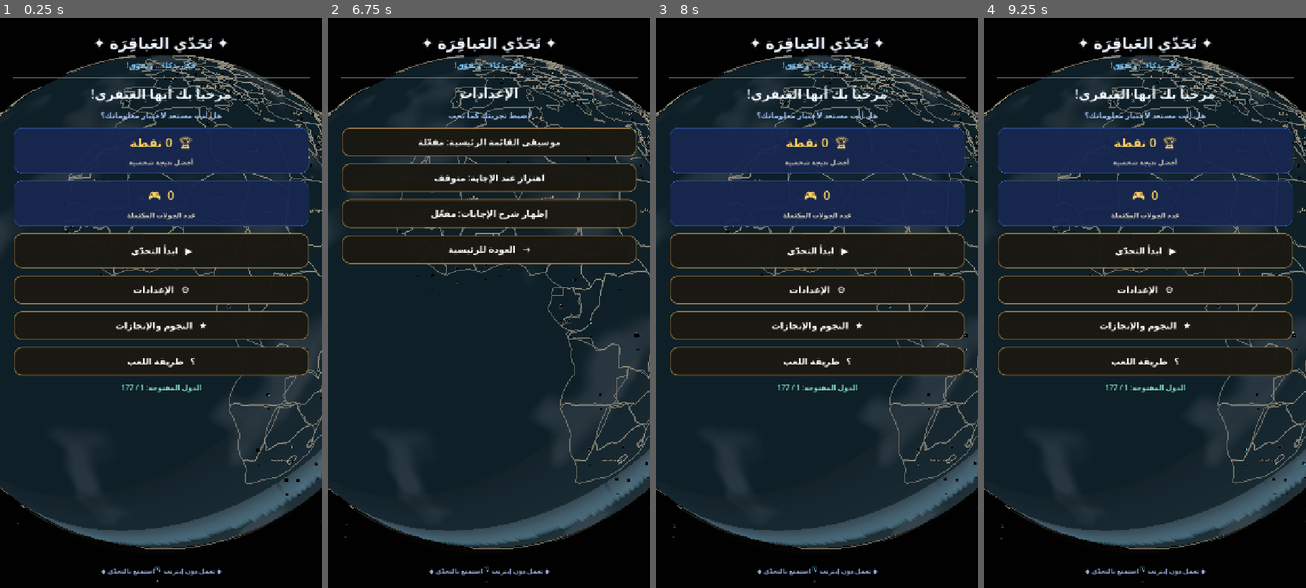
Above: before the commit, frames 1-4 (left to right).
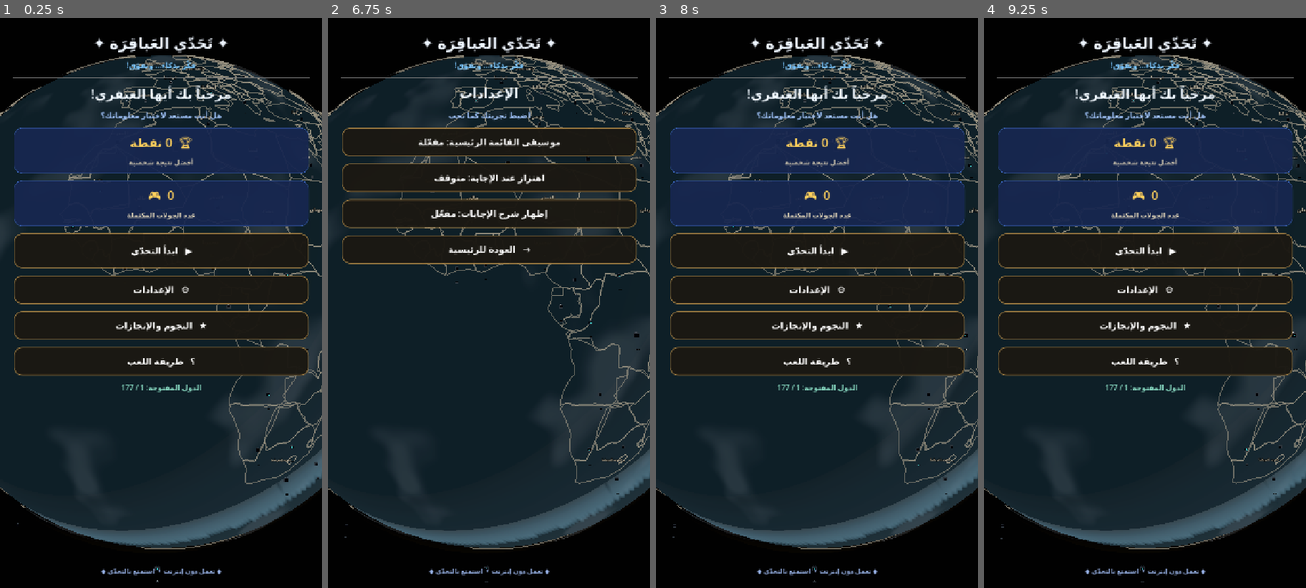
Above: after the commit, the same moments.

Repository: mahdialloui01-art/challenge-
Game: Godot game, scene res://scenes/main.tscn
The game is run twice, just before and just after one commit, with the same random seed, the same clock (stepped at 60 frames per second) and the same inputs.
Inputs:
- Up to frame 1 (0.25 s): no input
- Up to frame 2 (6.75 s): click "▶ ابدأ التحدّي" at 0.5 s; click "⌂ الرئيسية" at 1.25 s; click "⚙ الإعدادات" at 2 s; click "موسيقى القائمة الرئيسية: مفعّ…" at 2.75 s; click "موسيقى القائمة الرئيسية: متوق…" at 3.5 s; click "اهتزاز عند الإجابة: متوقف" at 4.25 s; click "اهتزاز عند الإجابة: مفعّل" at 5 s; click "إظهار شرح الإجابات: مفعّل" at 5.75 s; click "إظهار شرح الإجابات: متوقف" at 6.5 s
- Up to frame 3 (8 s): click "→ العودة للرئيسية" at 7.25 s
- Up to frame 4 (9.25 s): click "★ النجوم والإنجازات" at 8 s; click "→ العودة للرئيسية" at 8.75 s

The runs differ from the first frame. In frame 1, 0.2% of the frame differs, in the area x 20-100%, y 6-84%; in frame 2, 0.2%, in the area x 21-100%, y 6-82%; in frame 3, 0.2%; in frame 4, 0.2%.

Commit message:
Improve deterministic spacing between country lock markers

Diff:
--- a/scripts/world_globe.gd
+++ b/scripts/world_globe.gd
@@ -648,45 +648,41 @@
         var tier := int(label.get_meta("zoom_tier", 2))
         var tier_visible := zoom_distance <= 5.45 or (tier == 1 and zoom_distance <= 6.15)
         label.visible = tier_visible and normal.dot(camera_local.normalized()) > 0.18
+
+    # Deterministic screen-space packing: route order has priority, and nearby
+    # locks are suppressed instead of piling up into a scattered-looking cluster.
+    var accepted_lock_positions: Array[Vector2] = []
+    var viewport_size := get_viewport().get_visible_rect().size
+    var min_lock_gap := 58.0 if zoom_distance > 6.0 else (43.0 if zoom_distance > 4.8 else 31.0)
+    var camera_basis_local: Basis = global_transform.basis.inverse() * camera.global_transform.basis
     for lock_label in country_lock_labels:
         if not is_instance_valid(lock_label):
             continue
-        var route_index := int(lock_label.get_meta("route_index", -1))
         var normal := lock_label.position.normalized()
         var marker_visible := normal.dot(camera_local.normalized()) > 0.12
+        if marker_visible:
+            var world_position := lock_label.global_position
+            marker_visible = not camera.is_position_behind(world_position)
+            if marker_visible:
+                var screen_position := camera.unproject_position(world_position)
+                marker_visible = screen_position.x >= 8.0 and screen_position.y >= 8.0 and screen_position.x <= viewport_size.x - 8.0 and screen_position.y <= viewport_size.y - 8.0
+                if marker_visible:
+                    for accepted_position in accepted_lock_positions:
+                        if screen_position.distance_to(accepted_position) < min_lock_gap:
+                            marker_visible = false
+                            break
+                if marker_visible:
+                    accepted_lock_positions.append(screen_position)
+                    lock_label.basis = camera_basis_local
         lock_label.visible = marker_visible
-        if marker_visible:
-            var camera_basis_local: Basis = global_transform.basis.inverse() * camera.global_transform.basis
-            lock_label.basis = camera_basis_local
-    # Screen-space decluttering: keep lock markers, but never let sequence
-    # numbers overlap. Route order gives early destinations visual priority.
-    var accepted_number_positions: Array[Vector2] = []
-    var viewport_size := get_viewport().get_visible_rect().size
-    var min_number_gap := 46.0 if zoom_distance > 6.0 else (34.0 if zoom_distance > 4.8 else 25.0)
+
+    # The number belongs to its lock plaque: show it only when that complete
+    # marker survived the spacing pass, so no detached floating numbers remain.
     for order_label in country_order_labels:
         if not is_instance_valid(order_label):
             continue
         var marker_root := order_label.get_parent() as Node3D
-        if marker_root == null:
-            order_label.visible = false
-            continue
-        var world_position := marker_root.global_position
-        if camera.is_position_behind(world_position):
-            order_label.visible = false
-            continue
-        var screen_position := camera.unproject_position(world_position)
-        var on_screen := screen_position.x >= 8.0 and screen_position.y >= 8.0 and screen_position.x <= viewport_size.x - 8.0 and screen_position.y <= viewport_size.y - 8.0
-        var normal := marker_root.position.normalized()
-        var front_facing := normal.dot(camera_local.normalized()) > 0.12
-        var spaced := true
-        if on_screen and front_facing:
-            for accepted_position in accepted_number_positions:
-                if screen_position.distance_to(accepted_position) < min_number_gap:
-                    spaced = false
-                    break
-        order_label.visible = on_screen and front_facing and spaced
-        if order_label.visible:
-            accepted_number_positions.append(screen_position)
+        order_label.visible = marker_root != null and marker_root.visible
 
 func _create_earth_mesh(longitude_segments: int, latitude_segments: int, radius: float = GLOBE_RADIUS) -> ArrayMesh:
     var vertices := PackedVector3Array()
